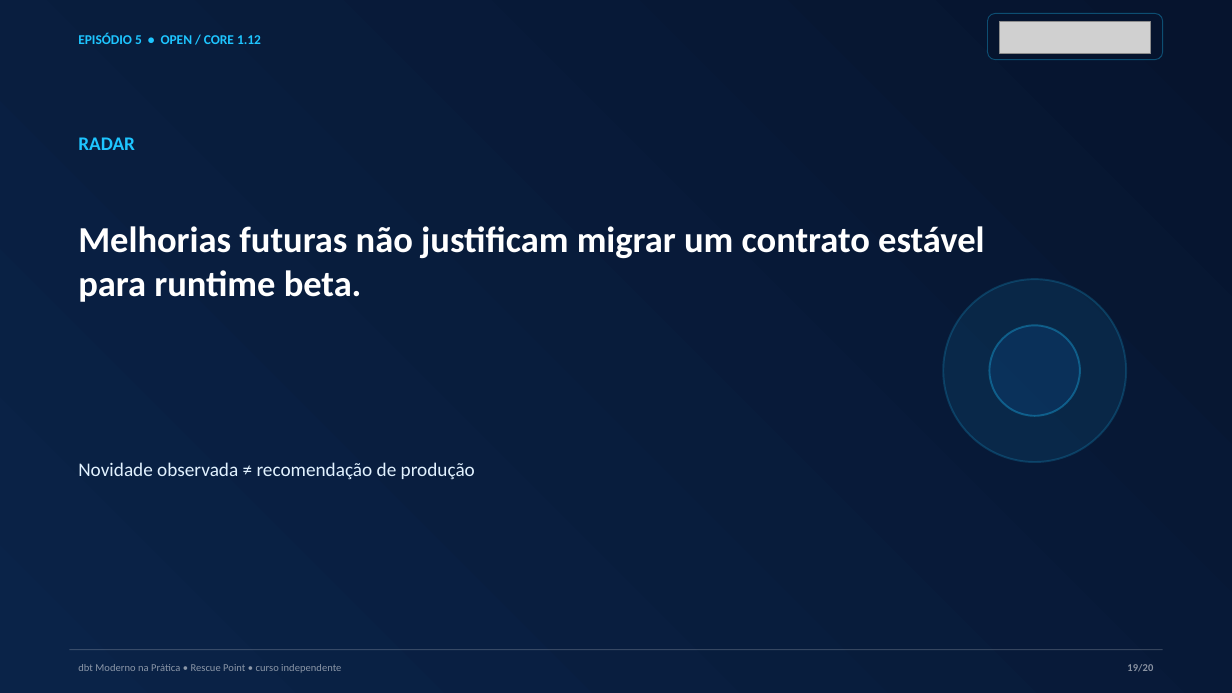
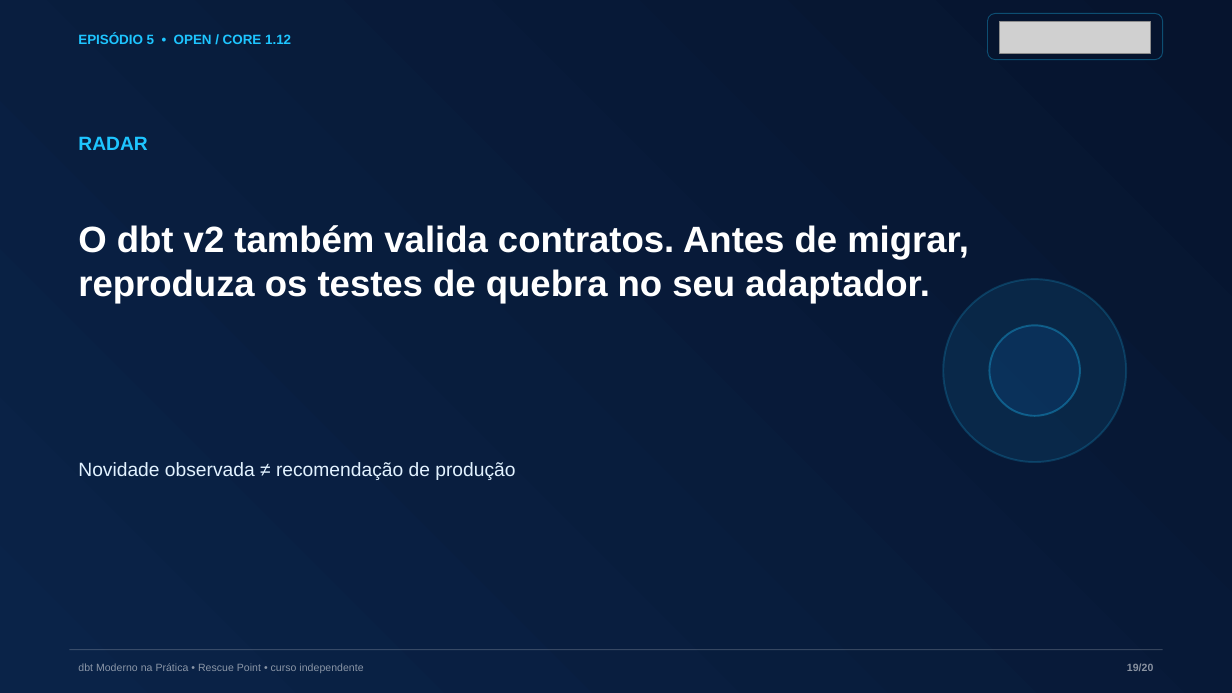
Before and after one commit to AnselmoBorges/dbt-moderno-na-pratica, a slide deck: slide 19 of assets/decks/episodio-05-contratos-versoes.pptx. Drawn at 1232x693 pixels with LibreOffice and Linux fonts; fonts in the diff are those of the drawing; grey boxes stand for pictures. Boxes give left, top, right and bottom in pixels: in the first picture for what was removed or moved away, otherwise in the second. Text is boxed around its words. In the diff, an @@ line names an element or a change of style, - is before the commit and + after.

Commit message:
Atualiza o laboratório e as aulas para dbt Core 1.12.7
* Atualiza o laboratório e as aulas para dbt Core 1.12.7

* Fixa dependência compatível com o servidor dbt MCP

* Garante UTF-8 nos comandos do laboratório

---------

```diff
--- a/assets/decks/episodio-05-contratos-versoes.pptx
+++ b/assets/decks/episodio-05-contratos-versoes.pptx
@@ text at (x1=78, y1=225, x2=969, y2=304): text changed; font Calibri to Arial @@
-Melhorias futuras não justificam migrar um contrato estável para runtime beta.
+O dbt v2 também valida contratos. Antes de migrar, reproduza os testes de quebra no seu adaptador.
@@ font Calibri to Arial in 5 elements at (x1=78, y1=136, x2=147, y2=150), (x1=78, y1=462, x2=515, y2=480), (x1=78, y1=34, x2=291, y2=44), (x1=78, y1=663, x2=363, y2=673), (x1=1127, y1=663, x2=1153, y2=671) @@
```
Also in this commit, not shown: 19 other slides changed, 35 other files.
